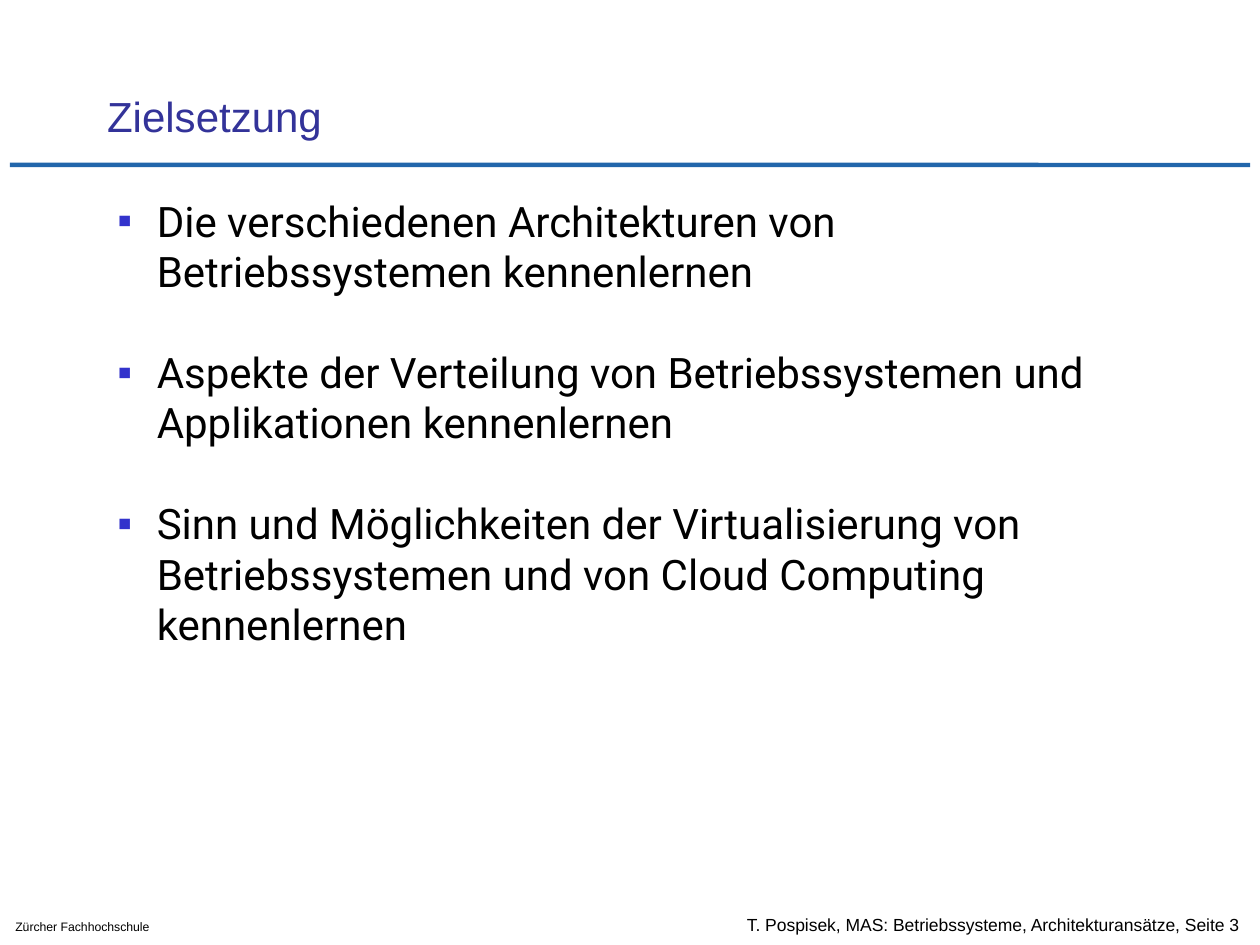
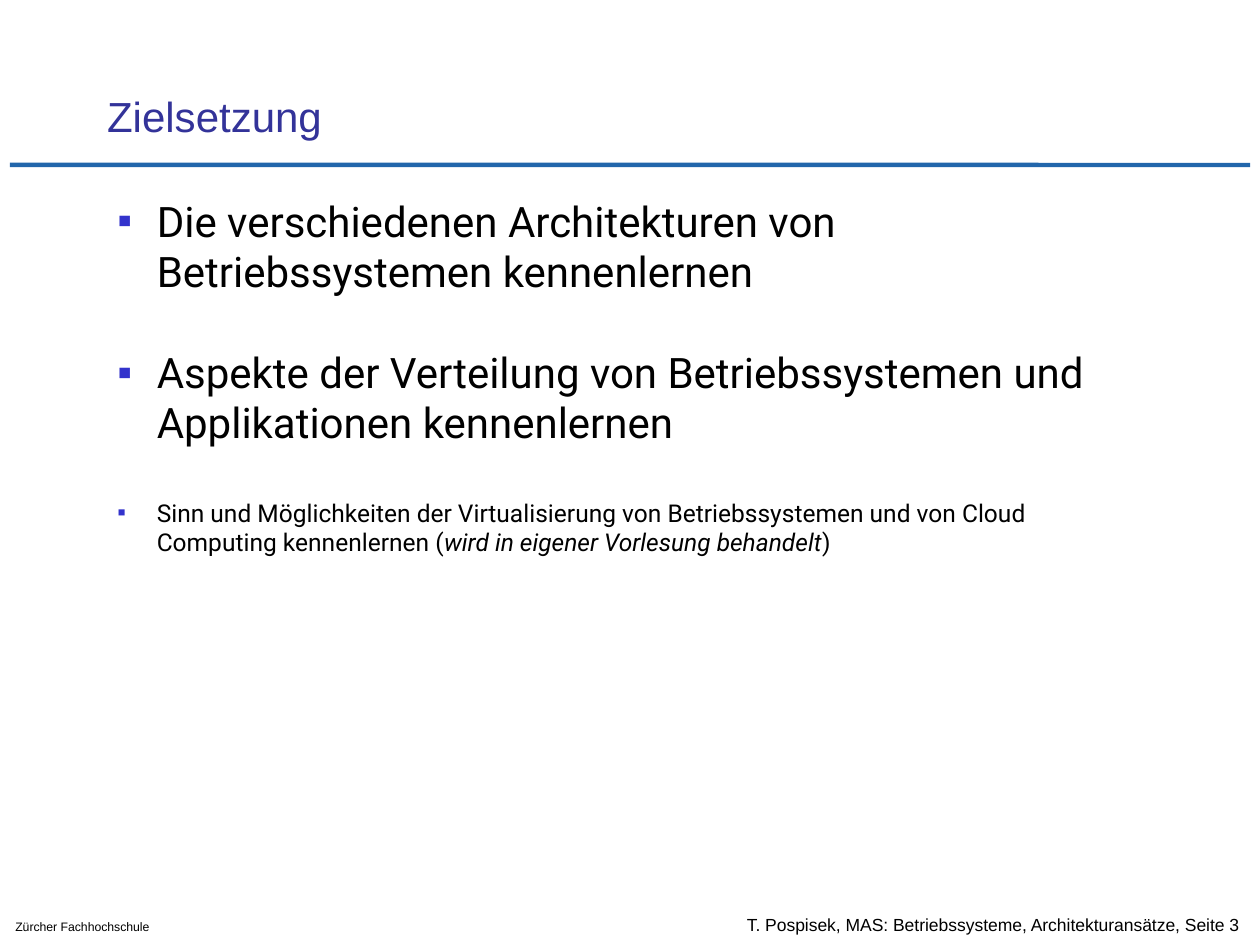
Before and after one commit to tpo/betriebssysteme, a slide deck: slide 3 of 02-2_Architekturansätze.odp. Drawn at 1260x945 pixels with LibreOffice and Linux fonts; fonts in the diff are those of the drawing; background and template pictures are left out. Boxes give left, top, right and bottom in pixels: in the first picture for what was removed or moved away, otherwise in the second. Text is boxed around its words. In the diff, an @@ line names an element or a change of style, - is before the commit and + after.

Commit message:
S.3 Virtualisierung ist in anderer Vorlesung

```diff
--- a/02-2_Architekturansätze.odp
+++ b/02-2_Architekturansätze.odp
@@ text at (157, 503, 1025, 557): text changed; size 24 to 14 pt @@
-▪ Sinn und Möglichkeiten der Virtualisierung von Betriebssystemen und von Cloud Computing kennenlernen
+▪ Sinn und Möglichkeiten der Virtualisierung von Betriebssystemen und von Cloud Computing kennenlernen (wird in eigener Vorlesung behandelt)
```
Also in this commit, not shown: 1 other file.
